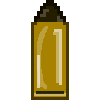
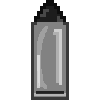
Layered file, before and after one edit (w=100, h=100). Changes by layer:
painted on "Base" over (31, 0, 69, 100)
